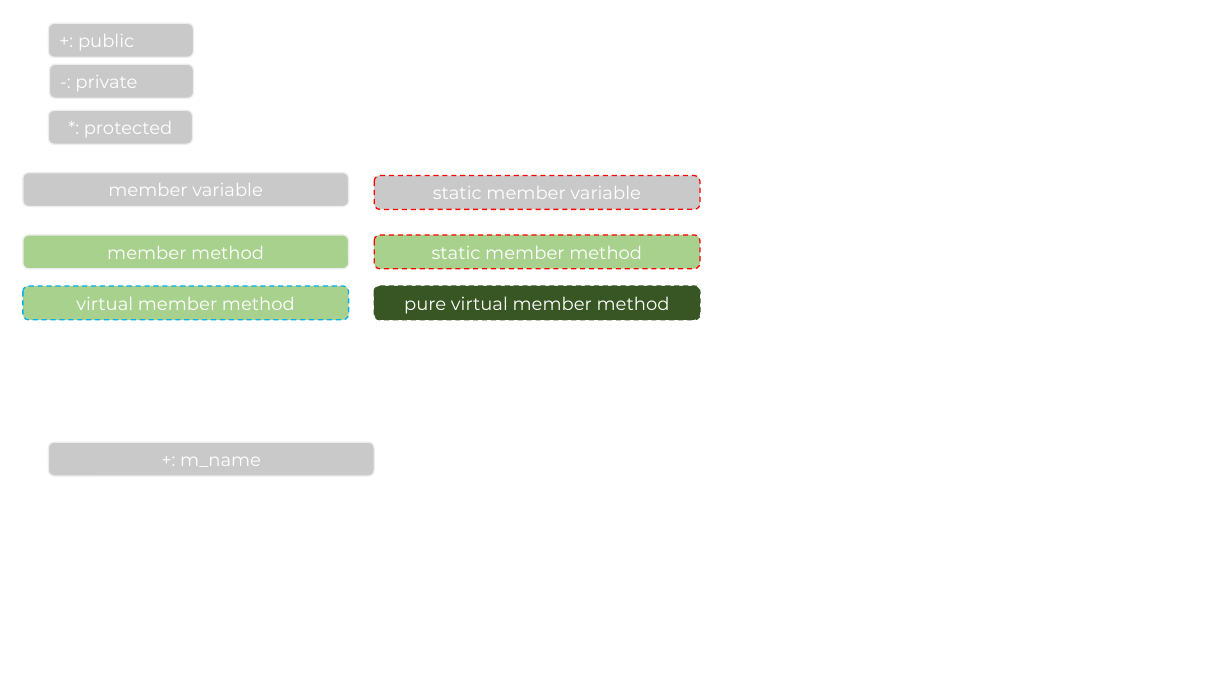
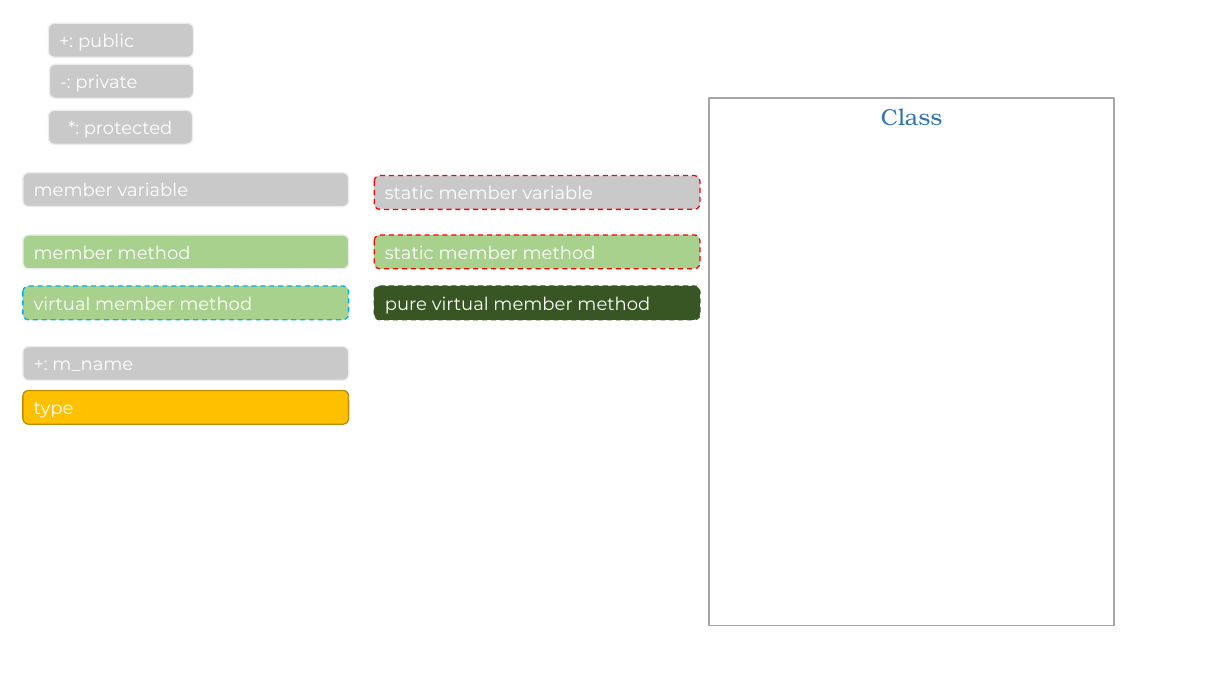
Before and after one commit to httpmail/ice, a slide deck: slide 6 of docs.pptx (slide 21 before the commit). Drawn at 1232x693 pixels with LibreOffice and Linux fonts; fonts in the diff are those of the drawing. Boxes give left, top, right and bottom in pixels: in the first picture for what was removed or moved away, otherwise in the second. Text is boxed around its words. In the diff, an @@ line names an element or a change of style, - is before the commit and + after.

```diff
--- a/docs.pptx
+++ b/docs.pptx
@@ rectangle added at (709,98,1115,626), outline #A5A5A5 1.25 pt, 18 pt, text #2E75B6 @@
+Class
@@ alignment centre to left in 7 elements at (23,173,349,207), (23,235,349,269), (23,286,349,320), (374,176,701,210), (374,235,701,269), (374,286,701,320), (23,347,349,381) @@
@@ rounded rectangle "+: m_name": place and size @@
-rounded rectangle "+: m_name" at (48,442,374,476)
+rounded rectangle "+: m_name" at (23,347,349,381)
@@ rounded rectangle added at (23,391,349,425), fill #FFC000, outline #BD8E00 1 pt, 14 pt, text #FFFFFF @@
+type
```
Also in this commit, not shown: 11 other slides changed, 8 slides added, 5 slides removed, 17 other files.
